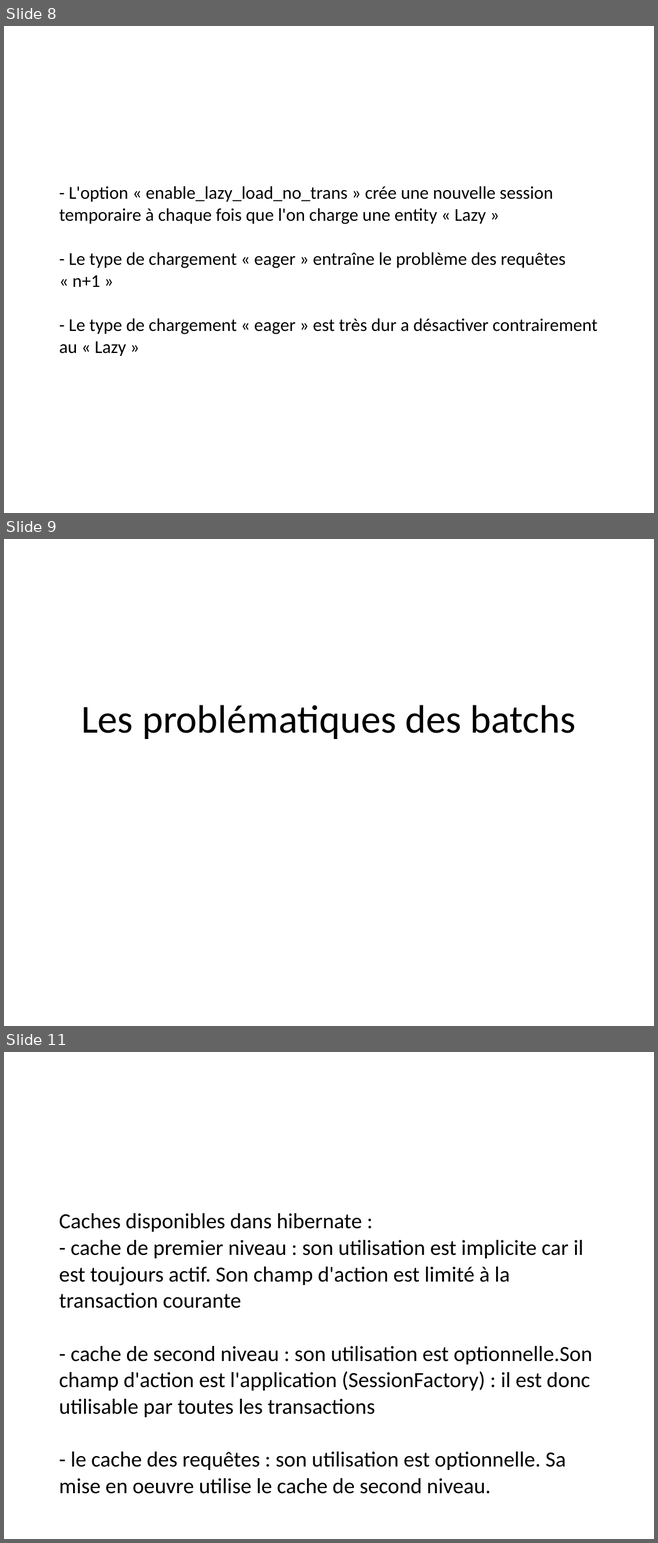
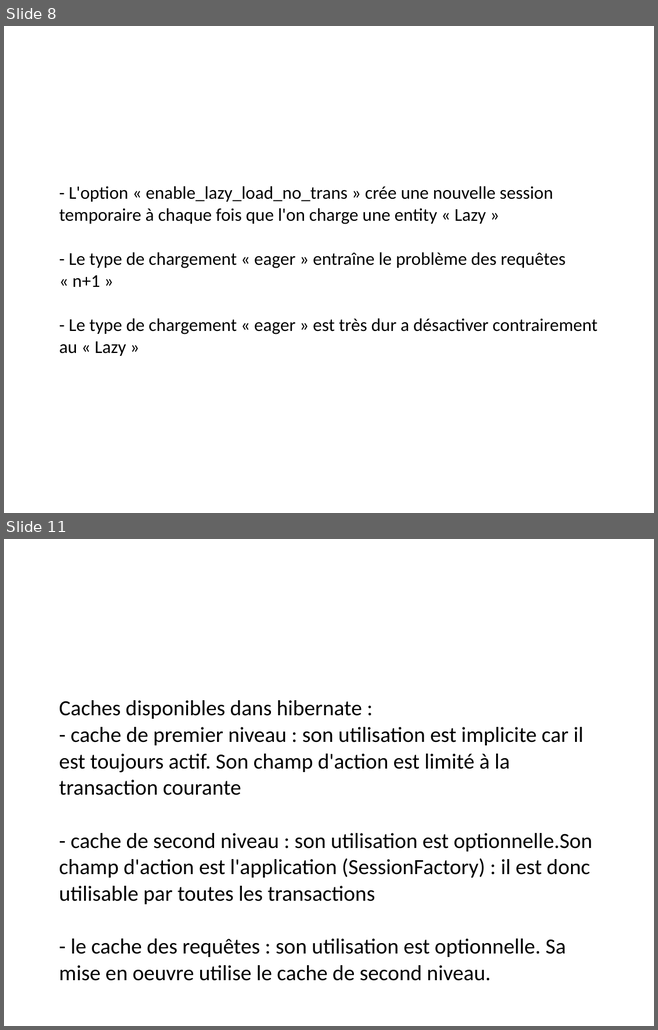
Before and after one commit to Pierre76400/demohibernate, a slide deck: src/main/resources/presentation/DemoHibernate.ppt. Shown one above the other, each under a label of ours: slides 8, 9 and 11 before the commit, slides 8 and 11 after it; the slides between them are not shown. The pictures are 658x1543 and 658x1030 pixels, drawn with LibreOffice and Linux fonts; fonts in the diff are those of the drawing. Boxes give left, top, right and bottom in pixels: in the first picture for what was removed or moved away, otherwise in the second. Text is boxed around its words. In the diff, an @@ line names an element or a change of style, - is before the commit and + after.

```diff
--- a/src/main/resources/presentation/DemoHibernate.ppt
+++ b/src/main/resources/presentation/DemoHibernate.ppt
@@ slide 9 removed at bbox=[4, 539, 654, 1026], background #FFFFFF @@
@@ title removed at bbox=[81, 705, 576, 739] @@
-Les problématiques des batchs
```
Also in this commit, not shown: 4 slides changed, 1 slide added, 3 other files.
